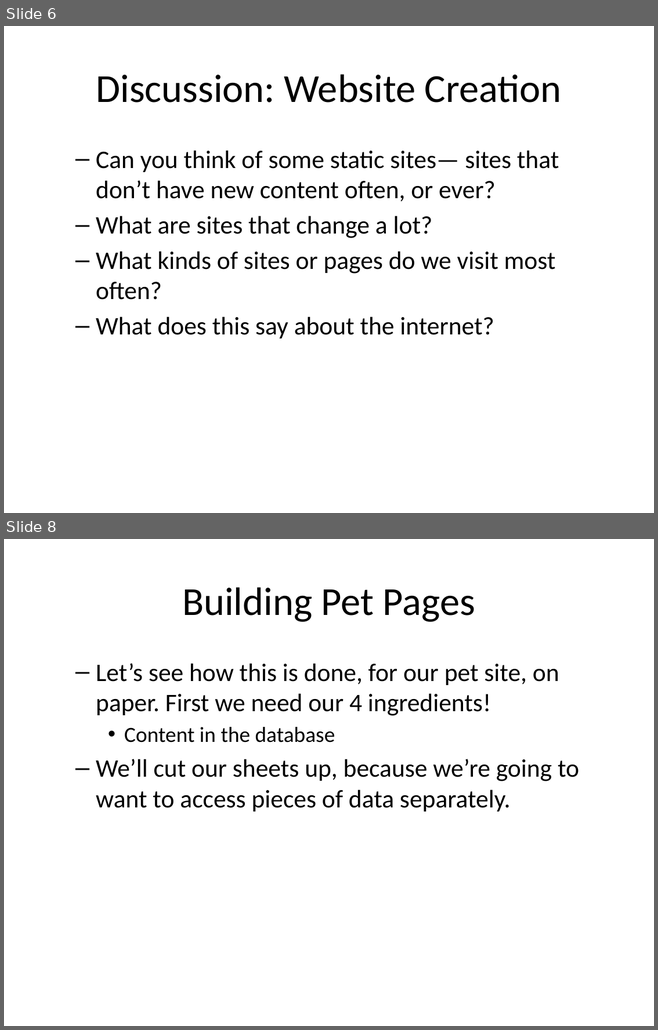
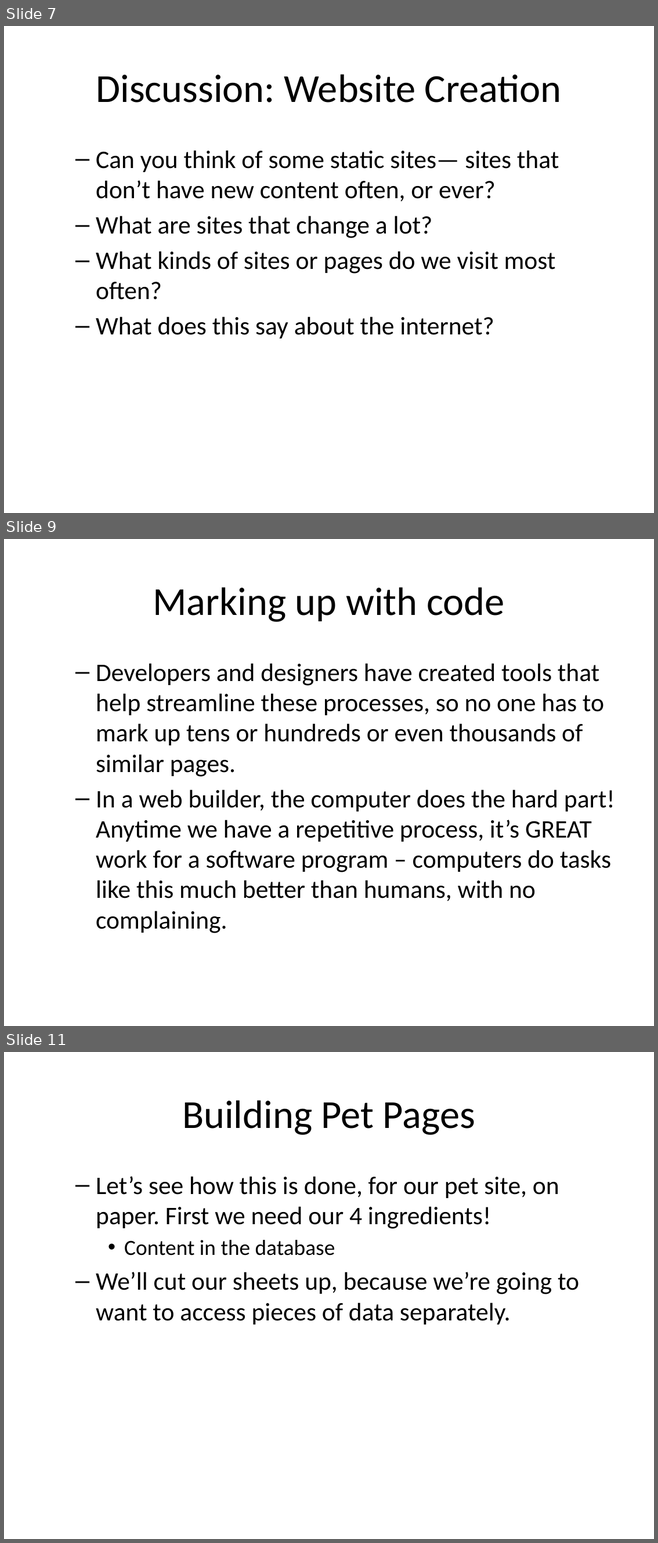
Before and after one commit to mr-eggleton/web-lit-core, a slide deck: powerpoints/10-web-builders.pptx. Shown one above the other, each under a label of ours: slides 6 and 8 before the commit, slides 7, 9 and 11 after it; the slides between them are not shown. The pictures are 658x1030 and 658x1543 pixels, drawn with LibreOffice and Linux fonts; fonts in the diff are those of the drawing. Boxes give left, top, right and bottom in pixels: in the first picture for what was removed or moved away, otherwise in the second. Text is boxed around its words. In the diff, an @@ line names an element or a change of style, - is before the commit and + after.

Commit message:
10 Web Builders

```diff
--- a/powerpoints/10-web-builders.pptx
+++ b/powerpoints/10-web-builders.pptx
@@ slide 9 added at (4, 539, 654, 1026), background #FFFFFF @@
@@ title added at (152, 587, 504, 622), 44 pt, text #000000 @@
+Marking up with code
@@ text added at (96, 663, 615, 933), 28 pt, text #000000 @@
+  – Developers and designers have created tools that help streamline these processes, so no one has to mark up tens or hundreds or even thousands of similar pages.
+  – In a web builder, the computer does the hard part! Anytime we have a repetitive process, it’s GREAT work for a software program – computers do tasks like this much better than humans, with no complaining.
@@ what was slide 6 is now slide 7 @@
@@ what was slide 8 is now slide 11 @@
```
Also in this commit, not shown: 2 slides changed, 2 other slides added, 4 other files.
